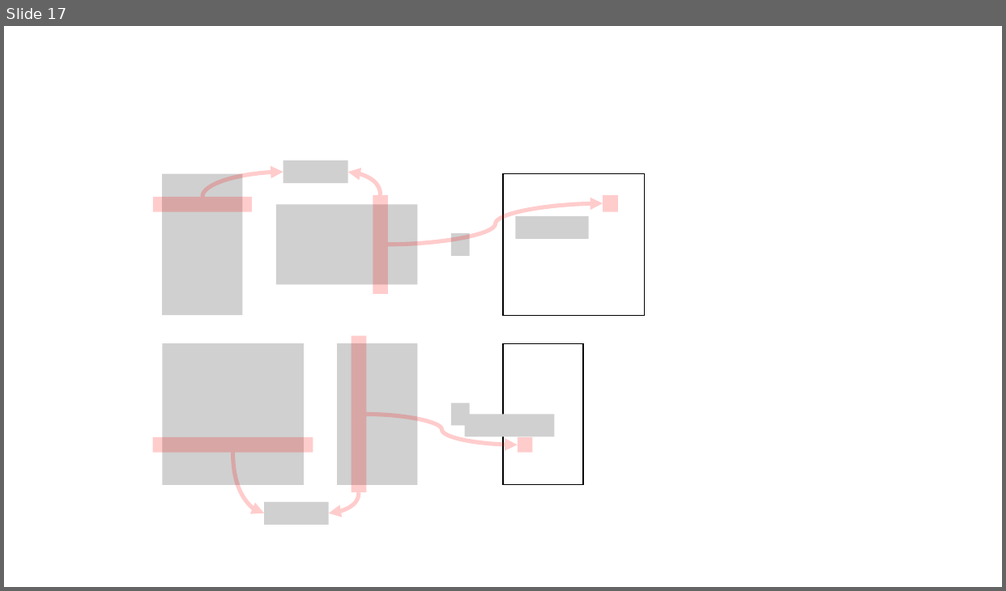
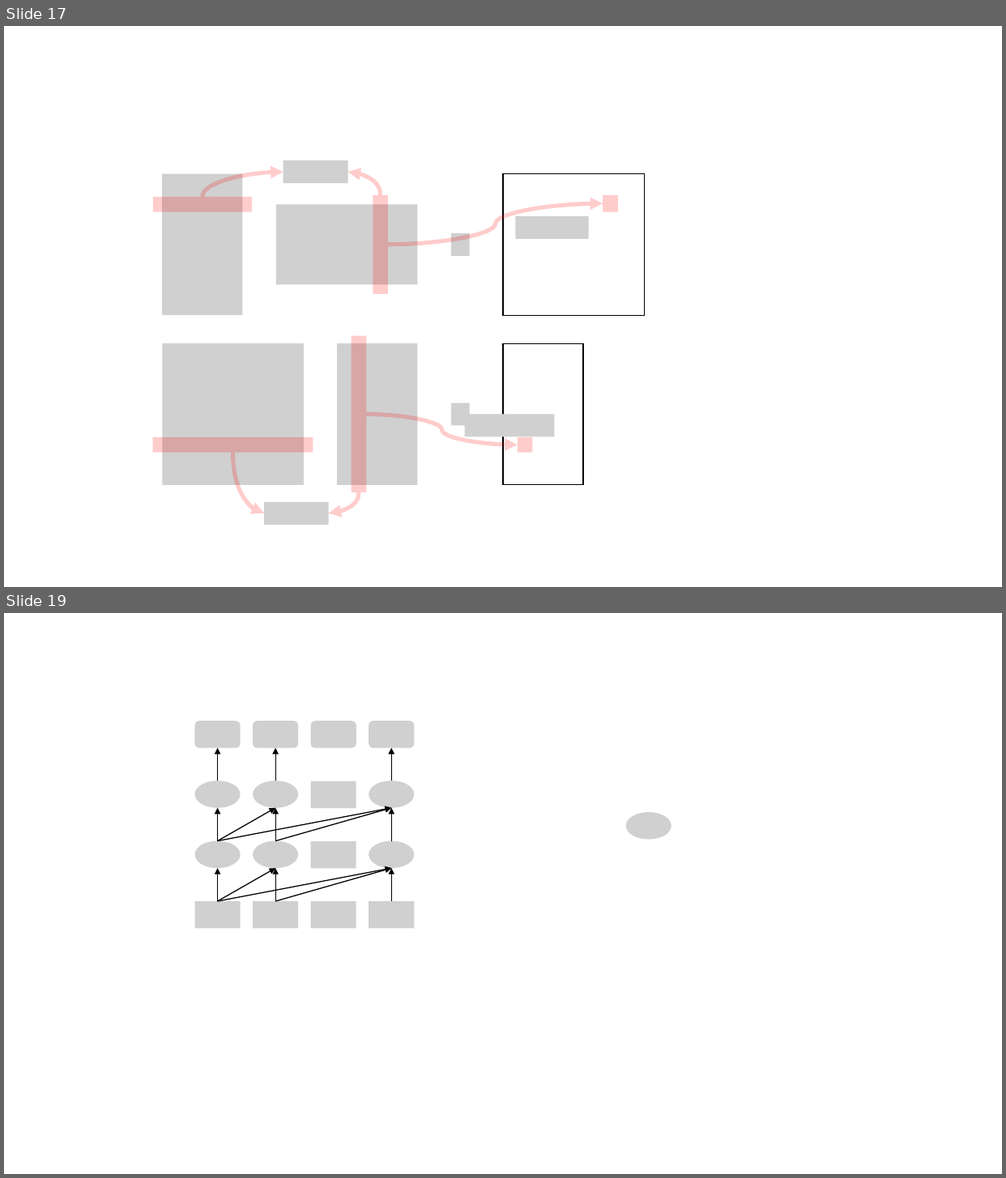
Before and after one commit to hcnoh/hcnoh.github.io, a slide deck: assets/nlp_figs/nlp_figs_ppt.pptx. Shown one above the other, each under a label of ours: slide 17 before the commit, slides 17 and 19 after it; the slides between them are not shown. The pictures are 1006x591 and 1006x1178 pixels, drawn with LibreOffice and Linux fonts; fonts in the diff are those of the drawing; grey boxes stand for pictures; background and template pictures are left out. Boxes give left, top, right and bottom in pixels: in the first picture for what was removed or moved away, otherwise in the second. Text is boxed around its words. In the diff, an @@ line names an element or a change of style, - is before the commit and + after.

```diff
--- a/assets/nlp_figs/nlp_figs_ppt.pptx
+++ b/assets/nlp_figs/nlp_figs_ppt.pptx
@@ slide 19 added at box(4, 613, 1002, 1174), background #FFFFFF @@
@@ group added at box(195, 721, 414, 747): 4 pictures @@
@@ arrow added from (217, 781) to (217, 747), #000000 1 pt @@
@@ arrow added from (275, 781) to (275, 747), #000000 1 pt @@
@@ arrow added from (392, 781) to (392, 747), #000000 1 pt @@
@@ group added at box(195, 781, 414, 808): 4 pictures @@
@@ arrow added from (217, 841) to (217, 807), #000000 1 pt @@
@@ arrow added from (217, 841) to (275, 807), #000000 1 pt @@
@@ arrow added from (217, 841) to (392, 807), #000000 1 pt @@
@@ arrow added from (275, 841) to (275, 807), #000000 1 pt @@
@@ arrow added from (275, 841) to (392, 807), #000000 1 pt @@
@@ arrow added from (392, 841) to (392, 807), #000000 1 pt @@
@@ picture added at box(626, 812, 671, 839) @@
@@ group added at box(195, 841, 414, 868): 4 pictures @@
@@ arrow added from (217, 901) to (217, 868), #000000 1 pt @@
@@ arrow added from (217, 901) to (275, 868), #000000 1 pt @@
@@ arrow added from (217, 901) to (392, 868), #000000 1 pt @@
@@ arrow added from (275, 901) to (275, 868), #000000 1 pt @@
@@ arrow added from (275, 901) to (392, 868), #000000 1 pt @@
@@ arrow added from (392, 901) to (392, 868), #000000 1 pt @@
@@ group added at box(195, 901, 414, 928): 4 pictures @@
```
Also in this commit, not shown: 2 other slides added, 5 other files.
